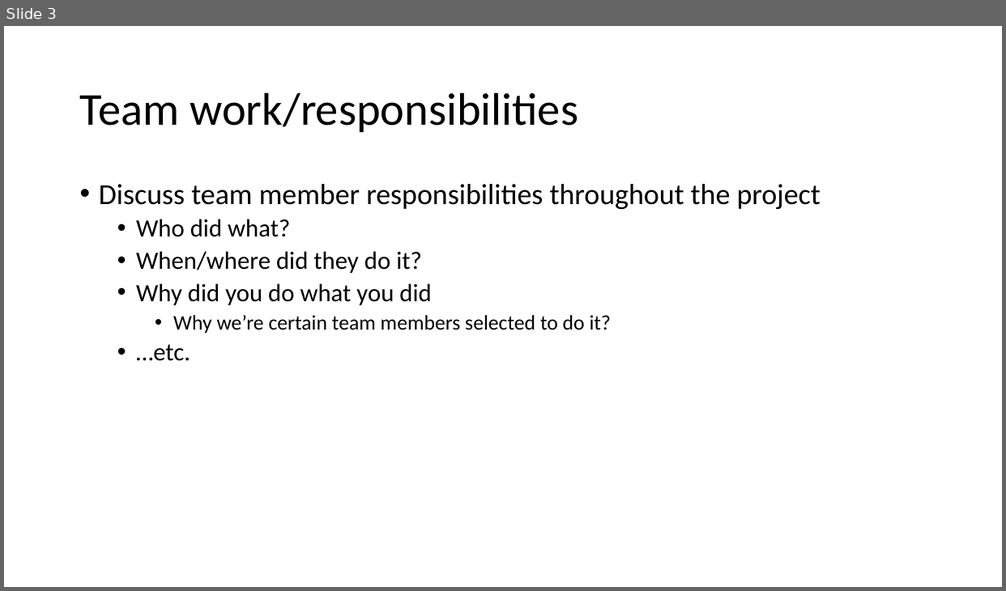
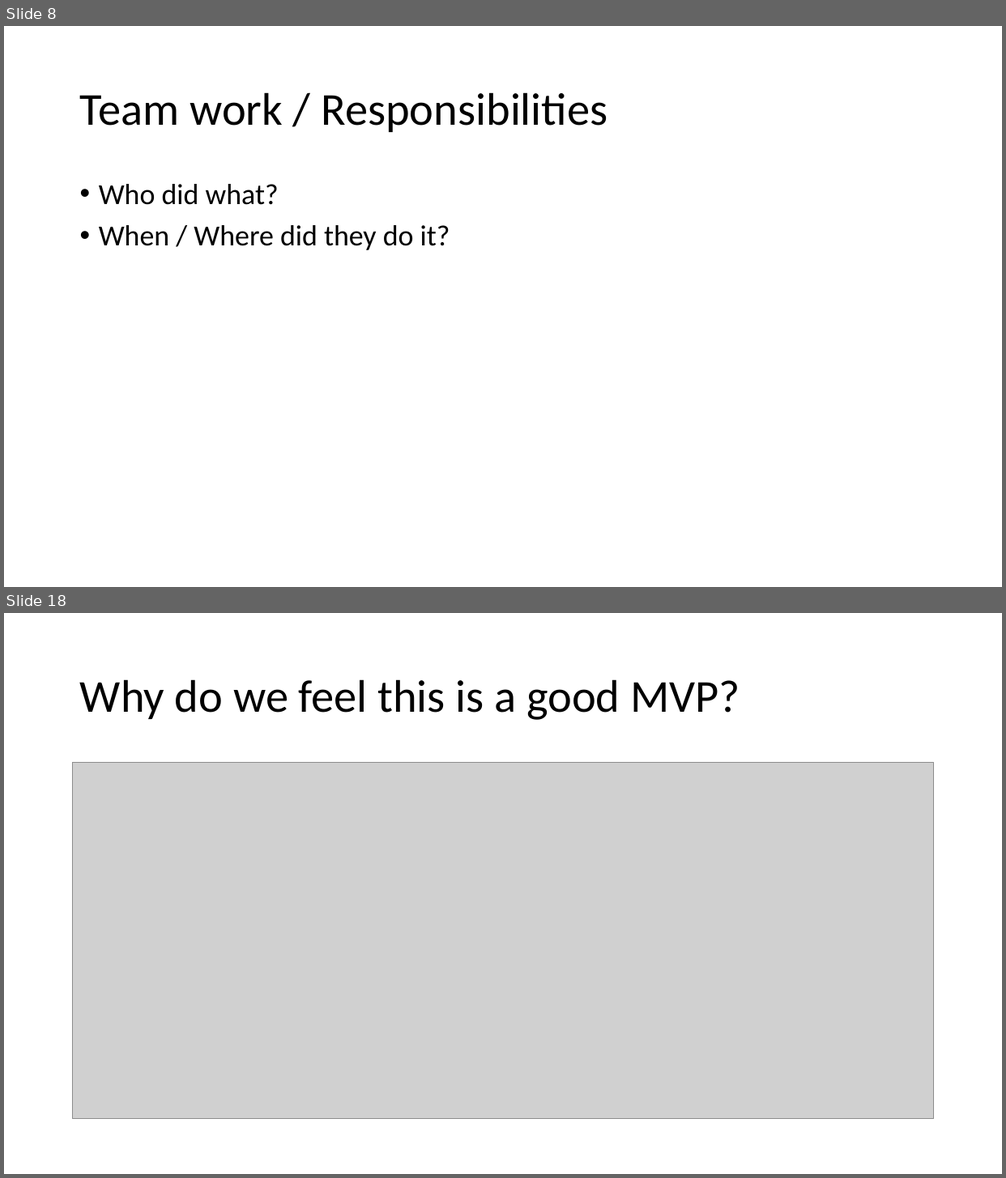
Before and after one commit to Jacobchapman99/ENSE-374-Group07-Project, a slide deck: Milestone4/Milestone 4.ppt. Shown one above the other, each under a label of ours: slide 3 before the commit, slides 8 and 18 after it; the slides between them are not shown. The pictures are 1006x591 and 1006x1178 pixels, drawn with LibreOffice and Linux fonts; fonts in the diff are those of the drawing; grey boxes stand for pictures. Boxes give left, top, right and bottom in pixels: in the first picture for what was removed or moved away, otherwise in the second. Text is boxed around its words. In the diff, an @@ line names an element or a change of style, - is before the commit and + after.

```diff
--- a/Milestone4/Milestone 4.ppt
+++ b/Milestone4/Milestone 4.ppt
@@ slide 18 added at (4, 613, 1002, 1174), background #FFFFFF @@
@@ title added at (80, 679, 740, 720), 44 pt, text #000000 @@
+Why do we feel this is a good MVP?
@@ picture added at (73, 763, 933, 1118) @@
@@ what was slide 3 is now slide 8 @@
@@ slide 8 changed as well @@
@@ title at (80, 92, 608, 132): text changed @@
-Team work/responsibilities
+Team work / Responsibilities
@@ text at (99, 184, 820, 209): paragraph removed @@
-• Discuss team member responsibilities throughout the project
@@ text at (99, 184, 279, 205): size 24 to 28 pt in "Who did what?"; list level 2 to 1 in "Who did what?" @@
@@ text at (99, 225, 450, 250): text changed; size 24 to 28 pt @@
-  • When/where did they do it?
-  • Why did you do what you did
-    • Why we’re certain team members selected to do it?
-  • …etc.
+• When / Where did they do it?
```
Also in this commit, not shown: 1 other slide changed, 24 other slides added, 5 slides removed.
